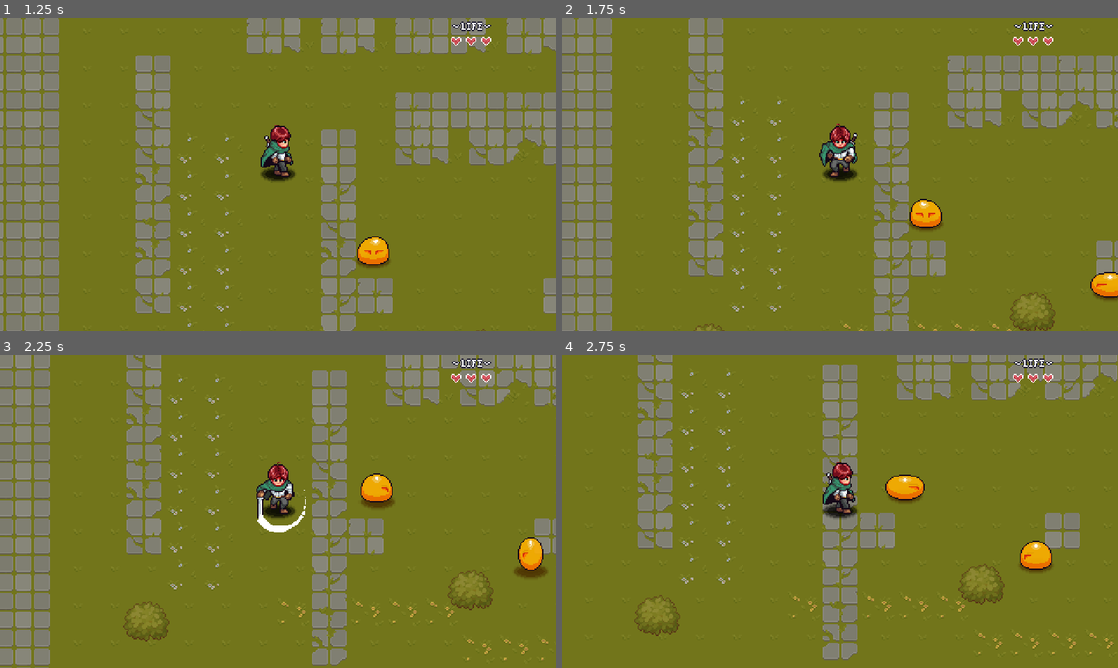
Above: before the commit, frames 1-4 (two rows, left to right).
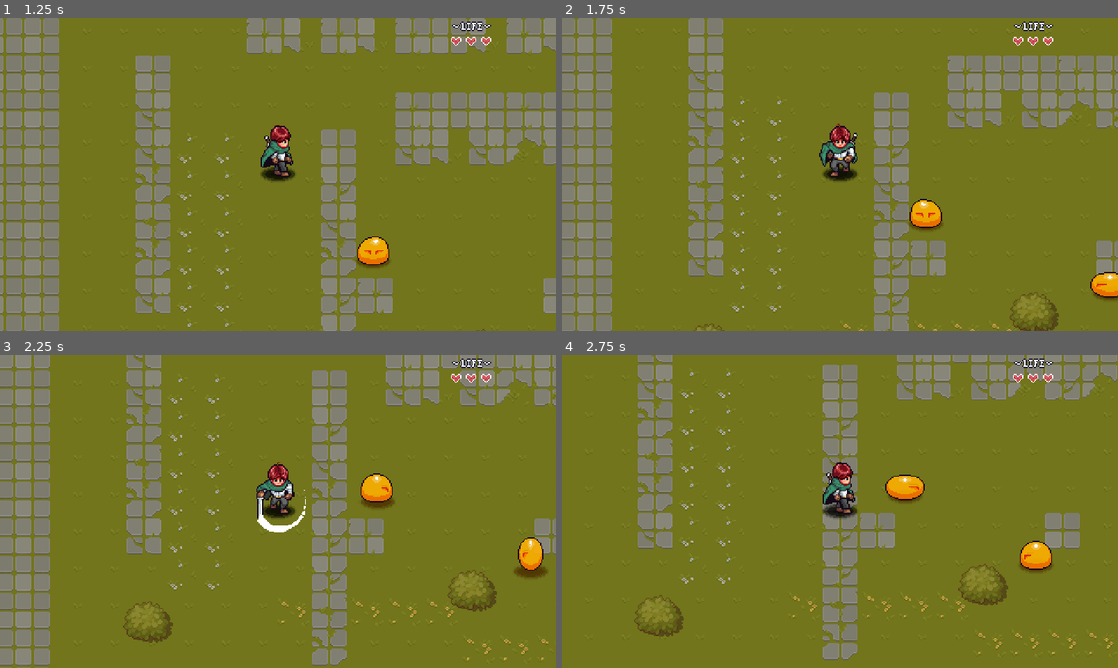
Above: after the commit, the same moments.

Repository: nseptio/gamejam
Game: Godot game, scene res://stages/Playground.tscn
Same seed, same stepped clock (60 frames per second), same inputs: the game is played once before the commit and once after it. The project has no main scene, so this scene is started directly. Sound files missing from this copy of the repository are replaced by a short silence.
Inputs:
- Up to frame 1 (1.25 s): tap Enter at 0.5 s; hold Right (right) from 0.53 s (still down); hold Z (attack) from 0.53 s (still down)
- Up to frame 2 (1.75 s): release Right (right) at 1.28 s; release Z (attack) at 1.28 s; hold Down (down) from 1.28 s (still down); tap Z (attack) at 1.35 s
- Up to frame 3 (2.25 s): release Down (down) at 2.03 s; hold Right (right) from 2.03 s (still down); hold Z (attack) from 2.03 s (still down)
- Up to frame 4 (2.75 s): keep holding Right (right); keep holding Z (attack)

Frame 1 is identical in both runs. In frame 2, less than 0.1% of the frame differs, in the area x 81-90%, y 90-100%; in frame 3, 0.2%; in frame 4, 0.2%, in the area x 13-81%, y 70-90%.

Commit message:
feat: add props for map

Diff:
--- /dev/null
+++ b/entities/props/decorations/BrokenPillar.tscn
@@ -0,0 +1,31 @@
+[gd_scene load_steps=4 format=3 uid="uid://dd506vteukmte"]
+
+[ext_resource type="Texture2D" uid="uid://c320fieylm5c" path="res://entities/props/sprites/TX Shadow.png" id="1_b01yw"]
+[ext_resource type="Texture2D" uid="uid://cdqf8mbgv8e6c" path="res://entities/props/sprites/TX Props.png" id="2_20iic"]
+
+[sub_resource type="RectangleShape2D" id="RectangleShape2D_h57iv"]
+size = Vector2(30, 27)
+
+[node name="BrokenPillar" type="Node2D"]
+
+[node name="ShadowSprite" type="Sprite2D" parent="."]
+modulate = Color(1, 1, 1, 0.470588)
+position = Vector2(2, -18)
+texture = ExtResource("1_b01yw")
+region_enabled = true
+region_rect = Rect2(411, 206, 42, 49)
+
+[node name="Sprite2D" type="Sprite2D" parent="."]
+position = Vector2(0, -25)
+texture = ExtResource("2_20iic")
+region_enabled = true
+region_rect = Rect2(414, 189, 36, 63)
+
+[node name="StaticBody2D" type="StaticBody2D" parent="."]
+position = Vector2(0, -2)
+collision_layer = 16
+collision_mask = 0
+
+[node name="CollisionShape2D" type="CollisionShape2D" parent="StaticBody2D"]
+position = Vector2(0, -6.5)
+shape = SubResource("RectangleShape2D_h57iv")
--- /dev/null
+++ b/entities/props/decorations/ClosedDoor.tscn
@@ -0,0 +1,31 @@
+[gd_scene load_steps=4 format=3 uid="uid://bv4xnuv722esi"]
+
+[ext_resource type="Texture2D" uid="uid://c320fieylm5c" path="res://entities/props/sprites/TX Shadow.png" id="1_b4vnh"]
+[ext_resource type="Texture2D" uid="uid://cdqf8mbgv8e6c" path="res://entities/props/sprites/TX Props.png" id="2_odkik"]
+
+[sub_resource type="RectangleShape2D" id="RectangleShape2D_f1wqd"]
+size = Vector2(37, 50)
+
+[node name="ClosedDoor" type="Node2D"]
+
+[node name="ShadowSprite" type="Sprite2D" parent="."]
+modulate = Color(1, 1, 1, 0.470588)
+position = Vector2(4, -16)
+texture = ExtResource("1_b4vnh")
+region_enabled = true
+region_rect = Rect2(25, 117, 53, 38)
+
+[node name="Sprite2D" type="Sprite2D" parent="."]
+position = Vector2(0, -25)
+texture = ExtResource("2_odkik")
+region_enabled = true
+region_rect = Rect2(26, 98, 43, 58)
+
+[node name="StaticBody2D" type="StaticBody2D" parent="."]
+position = Vector2(0, -2)
+collision_layer = 16
+collision_mask = 0
+
+[node name="CollisionShape2D" type="CollisionShape2D" parent="StaticBody2D"]
+position = Vector2(-0.5, -22)
+shape = SubResource("RectangleShape2D_f1wqd")
--- /dev/null
+++ b/entities/props/decorations/Gate.tscn
@@ -0,0 +1,32 @@
+[gd_scene load_steps=3 format=3 uid="uid://cpcd2he70sf17"]
+
+[ext_resource type="Texture2D" uid="uid://cxf0ygemvpfu" path="res://tilemaps/sprites/TX Struct.png" id="1_baanu"]
+
+[sub_resource type="RectangleShape2D" id="RectangleShape2D_ohdbd"]
+size = Vector2(16.5, 62.5)
+
+[node name="Gate" type="Node2D"]
+
+[node name="Sprite2D" type="Sprite2D" parent="."]
+position = Vector2(0, -25)
+texture = ExtResource("1_baanu")
+region_enabled = true
+region_rect = Rect2(412, 122, 73, 74)
+
+[node name="StaticBody2D2" type="StaticBody2D" parent="."]
+position = Vector2(0, -4)
+collision_layer = 16
+collision_mask = 0
+
+[node name="CollisionShape2D" type="CollisionShape2D" parent="StaticBody2D2"]
+position = Vector2(23.25, -20)
+shape = SubResource("RectangleShape2D_ohdbd")
+
+[node name="StaticBody2D" type="StaticBody2D" parent="."]
+position = Vector2(0, -2)
+collision_layer = 16
+collision_mask = 0
+
+[node name="CollisionShape2D" type="CollisionShape2D" parent="StaticBody2D"]
+position = Vector2(-24.5, -21.75)
+shape = SubResource("RectangleShape2D_ohdbd")
--- /dev/null
+++ b/entities/props/decorations/Pillar.tscn
@@ -0,0 +1,31 @@
+[gd_scene load_steps=4 format=3 uid="uid://bkdw3n77ea70k"]
+
+[ext_resource type="Texture2D" uid="uid://c320fieylm5c" path="res://entities/props/sprites/TX Shadow.png" id="1_4qv5x"]
+[ext_resource type="Texture2D" uid="uid://cdqf8mbgv8e6c" path="res://entities/props/sprites/TX Props.png" id="2_mkpd6"]
+
+[sub_resource type="RectangleShape2D" id="RectangleShape2D_dm31e"]
+size = Vector2(31, 27)
+
+[node name="Pillar" type="Node2D"]
+
+[node name="ShadowSprite" type="Sprite2D" parent="."]
+modulate = Color(1, 1, 1, 0.470588)
+position = Vector2(8, -11)
+texture = ExtResource("1_4qv5x")
+region_enabled = true
+region_rect = Rect2(348, 200, 51, 55)
+
+[node name="Sprite2D" type="Sprite2D" parent="."]
+position = Vector2(0, -25)
+texture = ExtResource("2_mkpd6")
+region_enabled = true
+region_rect = Rect2(348, 170, 39, 82)
+
+[node name="StaticBody2D" type="StaticBody2D" parent="."]
+position = Vector2(0, -2)
+collision_layer = 16
+collision_mask = 0
+
+[node name="CollisionShape2D" type="CollisionShape2D" parent="StaticBody2D"]
+position = Vector2(0.5, 3)
+shape = SubResource("RectangleShape2D_dm31e")
--- /dev/null
+++ b/entities/props/decorations/PillarTomb.tscn
@@ -0,0 +1,31 @@
+[gd_scene load_steps=4 format=3 uid="uid://c2o17u1vto3mm"]
+
+[ext_resource type="Texture2D" uid="uid://c320fieylm5c" path="res://entities/props/sprites/TX Shadow.png" id="1_y31kt"]
+[ext_resource type="Texture2D" uid="uid://cdqf8mbgv8e6c" path="res://entities/props/sprites/TX Props.png" id="2_1cjio"]
+
+[sub_resource type="RectangleShape2D" id="RectangleShape2D_h57iv"]
+size = Vector2(26, 24.5)
+
+[node name="PillarTomb" type="Node2D"]
+
+[node name="ShadowSprite" type="Sprite2D" parent="."]
+modulate = Color(1, 1, 1, 0.470588)
+position = Vector2(6, -18)
+texture = ExtResource("1_y31kt")
+region_enabled = true
+region_rect = Rect2(223, 102, 46, 59)
+
+[node name="Sprite2D" type="Sprite2D" parent="."]
+position = Vector2(0, -25)
+texture = ExtResource("2_1cjio")
+region_enabled = true
+region_rect = Rect2(223, 87, 34, 73)
+
+[node name="StaticBody2D" type="StaticBody2D" parent="."]
+position = Vector2(0, -2)
+collision_layer = 16
+collision_mask = 0
+
+[node name="CollisionShape2D" type="CollisionShape2D" parent="StaticBody2D"]
+position = Vector2(0, -1.75)
+shape = SubResource("RectangleShape2D_h57iv")
--- /dev/null
+++ b/entities/props/decorations/Statue.tscn
@@ -0,0 +1,32 @@
+[gd_scene load_steps=4 format=3 uid="uid://byu5xgm4c38yy"]
+
+[ext_resource type="Texture2D" uid="uid://c320fieylm5c" path="res://entities/props/sprites/TX Shadow.png" id="1_dkugk"]
+[ext_resource type="Texture2D" uid="uid://cdqf8mbgv8e6c" path="res://entities/props/sprites/TX Props.png" id="2_i73aw"]
+
+[sub_resource type="RectangleShape2D" id="RectangleShape2D_dkugk"]
+size = Vector2(25, 37)
+
+[node name="Statue" type="Node2D"]
+
+[node name="ShadowSprite" type="Sprite2D" parent="."]
+modulate = Color(1, 1, 1, 0.470588)
+position = Vector2(3, -9)
+texture = ExtResource("1_dkugk")
+region_enabled = true
+region_rect = Rect2(443, 51, 44, 45)
+
+[node name="Sprite2D" type="Sprite2D" parent="."]
+position = Vector2(0, -25)
+texture = ExtResource("2_i73aw")
+region_enabled = true
+region_rect = Rect2(440, 17, 46, 78)
+
+[node name="StaticBody2D" type="StaticBody2D" parent="."]
+position = Vector2(0, -2)
+collision_layer = 16
+collision_mask = 0
+
+[node name="CollisionShape2D" type="CollisionShape2D" parent="StaticBody2D"]
+position = Vector2(0.5, 1.5)
+rotation = 1.5708
+shape = SubResource("RectangleShape2D_dkugk")
--- /dev/null
+++ b/entities/props/decorations/StoneCircle.tscn
@@ -0,0 +1,33 @@
+[gd_scene load_steps=4 format=3 uid="uid://dpoli565nxmyx"]
+
+[ext_resource type="Texture2D" uid="uid://c320fieylm5c" path="res://entities/props/sprites/TX Shadow.png" id="1_jo8fu"]
+[ext_resource type="Texture2D" uid="uid://cdqf8mbgv8e6c" path="res://entities/props/sprites/TX Props.png" id="2_al8i3"]
+
+[sub_resource type="CapsuleShape2D" id="CapsuleShape2D_sqed4"]
+radius = 38.0
+height = 92.0
+
+[node name="StoneCircle" type="Node2D"]
+
+[node name="ShadowSprite" type="Sprite2D" parent="."]
+modulate = Color(1, 1, 1, 0.470588)
+position = Vector2(3, -28)
+texture = ExtResource("1_jo8fu")
+region_enabled = true
+region_rect = Rect2(348, 263, 106, 83)
+
+[node name="Sprite2D" type="Sprite2D" parent="."]
+position = Vector2(0, -25)
+texture = ExtResource("2_al8i3")
+region_enabled = true
+region_rect = Rect2(349, 262, 104, 83)
+
+[node name="StaticBody2D" type="StaticBody2D" parent="."]
+position = Vector2(0, -2)
+collision_layer = 16
+collision_mask = 0
+
+[node name="CollisionShape2D" type="CollisionShape2D" parent="StaticBody2D"]
+position = Vector2(-1, -22)
+rotation = 1.5708
+shape = SubResource("CapsuleShape2D_sqed4")
--- /dev/null
+++ b/entities/props/decorations/Tomb.tscn
@@ -0,0 +1,31 @@
+[gd_scene load_steps=4 format=3 uid="uid://cb4egs17cx83m"]
+
+[ext_resource type="Texture2D" uid="uid://c320fieylm5c" path="res://entities/props/sprites/TX Shadow.png" id="1_4d5ud"]
+[ext_resource type="Texture2D" uid="uid://cdqf8mbgv8e6c" path="res://entities/props/sprites/TX Props.png" id="2_ecb5v"]
+
+[sub_resource type="RectangleShape2D" id="RectangleShape2D_1g12k"]
+size = Vector2(63, 23)
+
+[node name="Tomb" type="Node2D"]
+
+[node name="ShadowSprite" type="Sprite2D" parent="."]
+modulate = Color(1, 1, 1, 0.470588)
+position = Vector2(5, -22)
+texture = ExtResource("1_4d5ud")
+region_enabled = true
+region_rect = Rect2(285, 91, 73, 32)
+
+[node name="Sprite2D" type="Sprite2D" parent="."]
+position = Vector2(0, -25)
+texture = ExtResource("2_ecb5v")
+region_enabled = true
+region_rect = Rect2(286, 82, 69, 43)
+
+[node name="StaticBody2D" type="StaticBody2D" parent="."]
+position = Vector2(0, -2)
+collision_layer = 16
+collision_mask = 0
+
+[node name="CollisionShape2D" type="CollisionShape2D" parent="StaticBody2D"]
+position = Vector2(-0.5, -15.5)
+shape = SubResource("RectangleShape2D_1g12k")
--- /dev/null
+++ b/entities/props/decorations/Tree1.tscn
@@ -0,0 +1,31 @@
+[gd_scene load_steps=4 format=3 uid="uid://dogm6kqjpuxhu"]
+
+[ext_resource type="Texture2D" uid="uid://b5oj3utumi7j6" path="res://entities/props/sprites/TX Plant.png" id="1_kbuwo"]
+[ext_resource type="Texture2D" uid="uid://b3lu0olvrplf3" path="res://entities/props/sprites/TX Shadow Plant.png" id="2_34iet"]
+
+[sub_resource type="RectangleShape2D" id="RectangleShape2D_oo8xk"]
+size = Vector2(10, 17)
+
+[node name="Tree" type="Node2D"]
+
+[node name="ShadowSprite" type="Sprite2D" parent="."]
+modulate = Color(1, 1, 1, 0.470588)
+position = Vector2(1, -23)
+texture = ExtResource("2_34iet")
+region_enabled = true
+region_rect = Rect2(157, 100, 101, 58)
+
+[node name="Sprite2D" type="Sprite2D" parent="."]
+position = Vector2(0, -66)
+texture = ExtResource("1_kbuwo")
+region_enabled = true
+region_rect = Rect2(157, 13, 101, 145)
+
+[node name="StaticBody2D" type="StaticBody2D" parent="."]
+position = Vector2(0, -2)
+collision_layer = 16
+collision_mask = 0
+
+[node name="CollisionShape2D" type="CollisionShape2D" parent="StaticBody2D"]
+position = Vector2(0, -5)
+shape = SubResource("RectangleShape2D_oo8xk")
--- /dev/null
+++ b/entities/props/decorations/Tree2.tscn
@@ -0,0 +1,31 @@
+[gd_scene load_steps=4 format=3 uid="uid://rjn6ycwycs3r"]
+
+[ext_resource type="Texture2D" uid="uid://b5oj3utumi7j6" path="res://entities/props/sprites/TX Plant.png" id="1_4nm08"]
+[ext_resource type="Texture2D" uid="uid://b3lu0olvrplf3" path="res://entities/props/sprites/TX Shadow Plant.png" id="1_u3gdu"]
+
+[sub_resource type="RectangleShape2D" id="RectangleShape2D_oo8xk"]
+size = Vector2(10, 17)
+
+[node name="Tree" type="Node2D"]
+
+[node name="ShadowSprite" type="Sprite2D" parent="."]
+modulate = Color(1, 1, 1, 0.470588)
+position = Vector2(1, -23)
+texture = ExtResource("1_u3gdu")
+region_enabled = true
+region_rect = Rect2(157, 100, 101, 58)
+
+[node name="Sprite2D" type="Sprite2D" parent="."]
+position = Vector2(0, -66)
+texture = ExtResource("1_4nm08")
+region_enabled = true
+region_rect = Rect2(155, 12, 107, 143)
+
+[node name="StaticBody2D" type="StaticBody2D" parent="."]
+position = Vector2(0, -2)
+collision_layer = 16
+collision_mask = 0
+
+[node name="CollisionShape2D" type="CollisionShape2D" parent="StaticBody2D"]
+position = Vector2(0, -2.5)
+shape = SubResource("RectangleShape2D_oo8xk")
--- a/entities/props/plant/Plant.tscn
+++ b/entities/props/plant/Plant.tscn
@@ -1,7 +1,8 @@
-[gd_scene load_steps=6 format=3 uid="uid://b54qun6kgbqnw"]
+[gd_scene load_steps=7 format=3 uid="uid://b54qun6kgbqnw"]
 
 [ext_resource type="Texture2D" uid="uid://b5oj3utumi7j6" path="res://entities/props/sprites/TX Plant.png" id="1_mht35"]
-[ext_resource type="Script" uid="uid://bbu71se6g37qy" path="res://entities/props/plant/scripts/plant.gd" id="1_uouul"]
+[ext_resource type="Script" uid="uid://bbu71se6g37qy" path="res://entities/props/plant/plant.gd" id="1_uouul"]
+[ext_resource type="Texture2D" uid="uid://b3lu0olvrplf3" path="res://entities/props/sprites/TX Shadow Plant.png" id="2_21dgg"]
 [ext_resource type="PackedScene" uid="uid://m28huhruscn4" path="res://common/hit_box/HitBox.tscn" id="2_cms30"]
 
 [sub_resource type="RectangleShape2D" id="RectangleShape2D_uouul"]
@@ -12,6 +13,13 @@
 
 [node name="Plant" type="Node2D"]
 script = ExtResource("1_uouul")
+
+[node name="ShadowSprite" type="Sprite2D" parent="."]
+modulate = Color(1, 1, 1, 0.470588)
+position = Vector2(3, -1)
+texture = ExtResource("2_21dgg")
+region_enabled = true
+region_rect = Rect2(346, 195, 46, 36)
 
 [node name="Sprite2D" type="Sprite2D" parent="."]
 position = Vector2(0, -4)
Renamed: entities/props/plant/scripts/plant.gd -> entities/props/plant/plant.gd
Renamed: entities/props/plant/scripts/plant.gd.uid -> entities/props/plant/plant.gd.uid
